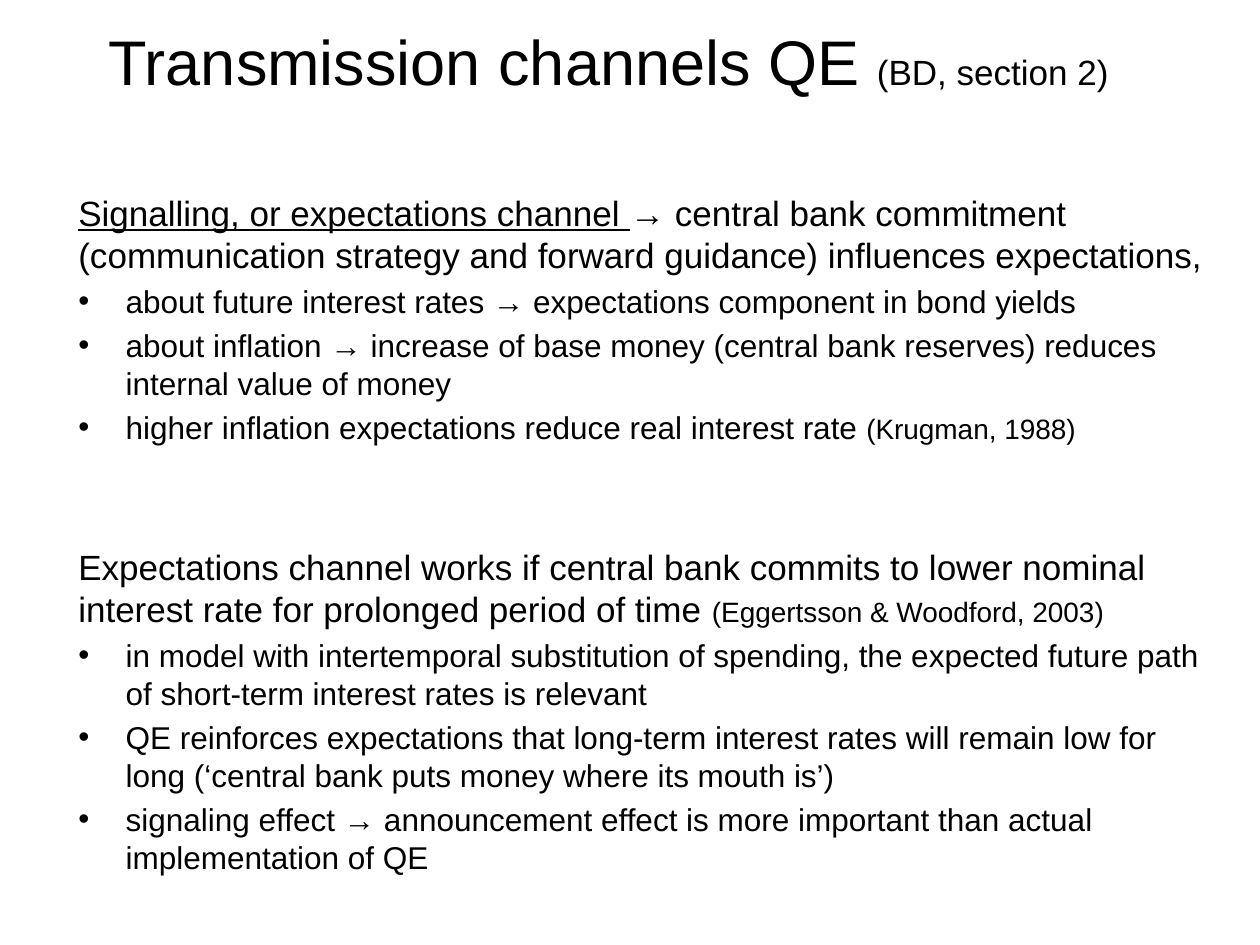
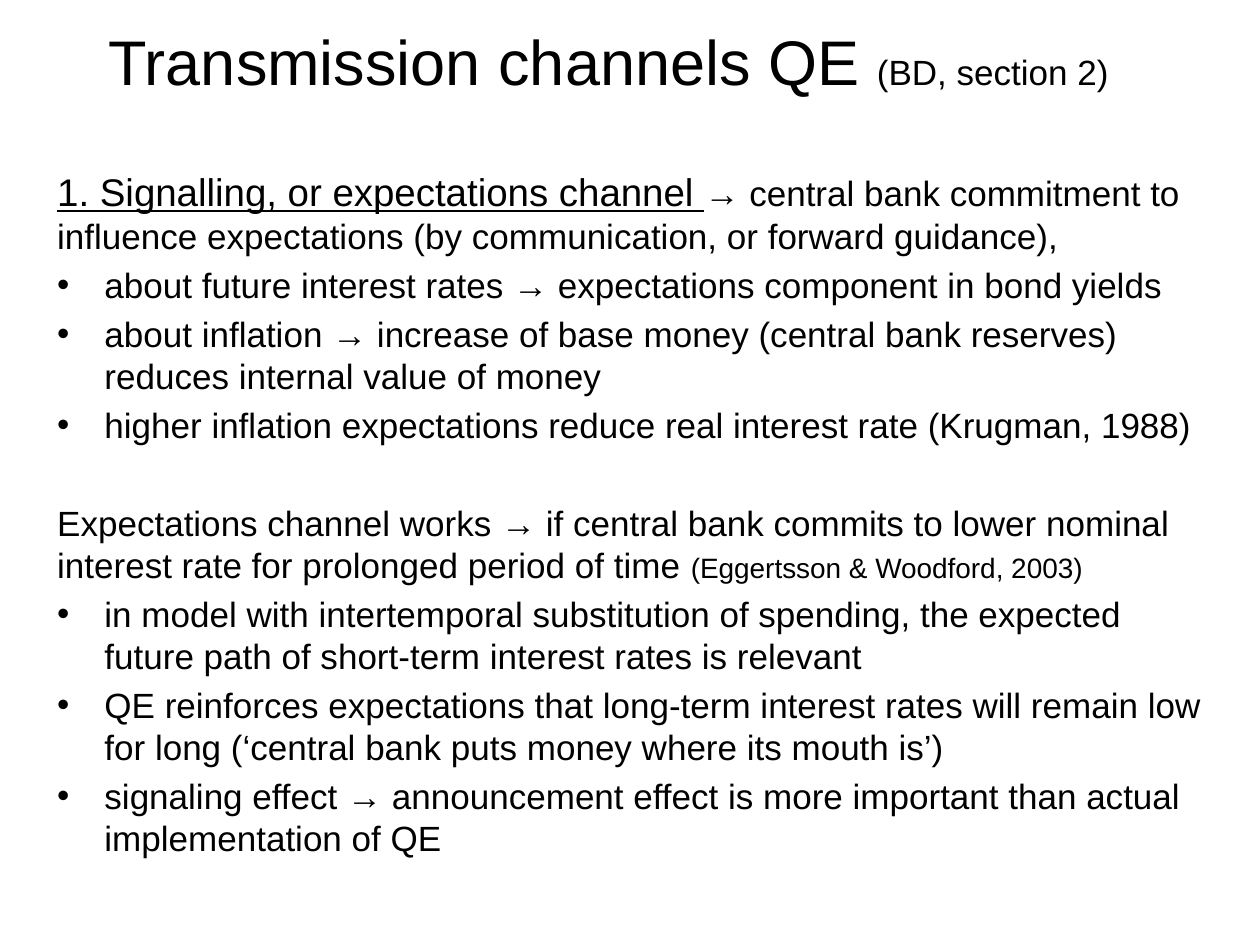
Before and after one commit to vandenEnd/VU, a slide deck: slide 14 of MIF_lecture_12_2027 V.pptx. Drawn at 1260x945 pixels with LibreOffice and Linux fonts; fonts in the diff are those of the drawing. Boxes give left, top, right and bottom in pixels: in the first picture for what was removed or moved away, otherwise in the second. Text is boxed around its words. In the diff, an @@ line names an element or a change of style, - is before the commit and + after.

```diff
--- a/MIF_lecture_12_2027 V.pptx
+++ b/MIF_lecture_12_2027 V.pptx
@@ text "1. Signalling, or expectations channel ...": place and size @@
-text "1. Signalling, or expectations channel ..." at [78, 200, 1201, 875]
+text "1. Signalling, or expectations channel ..." at [57, 178, 1201, 858]
@@ text at [57, 178, 1179, 256]: text changed @@
-Signalling, or expectations channel → central bank commitment (communication strategy and forward guidance) influences expectations,
+1. Signalling, or expectations channel → central bank commitment to influence expectations (by communication, or forward guidance),
@@ text at [104, 272, 1201, 858]: size 18 to 20 pt in "about future interest rates → expectations component ...", "about inflation → increase of base money ...", "higher inflation expectations reduce real interest rate", "in model with intertemporal substitution of spending, ..." and 2 more places; size 16 to 20 pt in "(Krugman, 1988)" @@
@@ text at [57, 510, 1169, 585]: text changed @@
-Expectations channel works if central bank commits to lower nominal interest rate for prolonged period of time (Eggertsson & Woodford, 2003)
+Expectations channel works → if central bank commits to lower nominal interest rate for prolonged period of time (Eggertsson & Woodford, 2003)
```
Also in this commit, not shown: 8 other slides changed, 6 other files.
